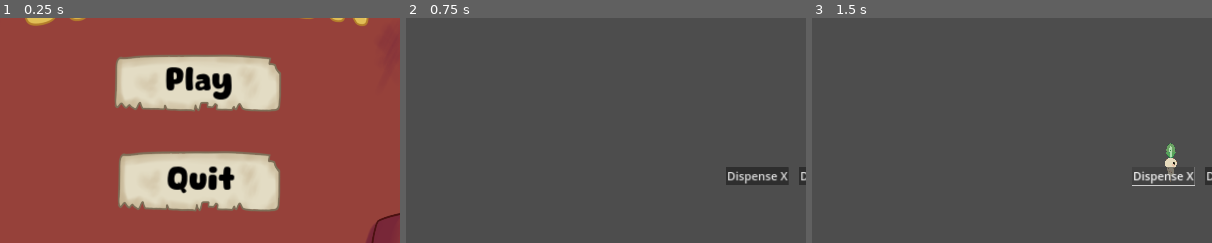
Above: before the commit, frames 1-3 (left to right).
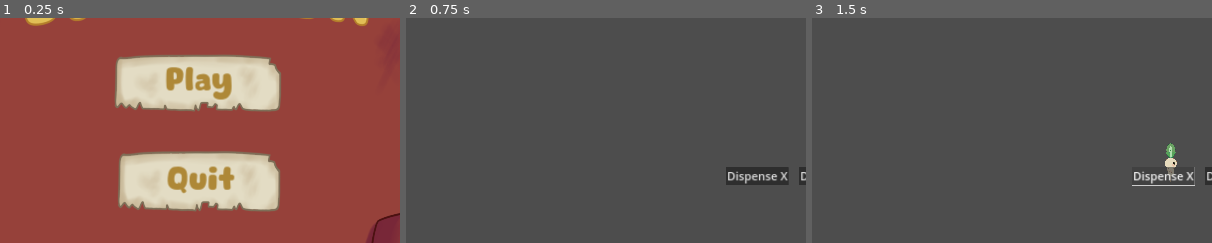
Above: after the commit, the same moments.

Repository: BoopEnthusiast/Cozy-Spring-Jam-2024
Game: Godot game, scene res://scenes/main_menu_screen.tscn
Two runs of this game, one before a commit and one after it. Both use one fixed random seed, a clock stepped at 60 frames per second and the inputs below. Sound files missing from this copy of the repository are replaced by a short silence.
Inputs:
- Up to frame 1 (0.25 s): no input
- Up to frame 2 (0.75 s): click "Play" at 0.5 s
- Up to frame 3 (1.5 s): click "Dispense X" at 1.25 s
The pictures show only the part of the screen within x 28-78%, y 42-92%; the shares and areas given below are measured in that part.

The runs differ from the first frame. In frame 1, 2.6% of the frame differs, in the area x 41-59%, y 21-79%; in frame 2, nothing differs; in frame 3, nothing differs.

Commit message:
changed font colours, removed unnecessary stuff

Diff:
--- a/scenes/main_menu_screen.tscn
+++ b/scenes/main_menu_screen.tscn
@@ -90,7 +90,7 @@
 offset_bottom = -797.0
 grow_horizontal = 2
 grow_vertical = 2
-theme_override_colors/font_color = Color(0, 0, 0, 1)
+theme_override_colors/font_color = Color(0.680732, 0.533904, 0.216705, 1)
 theme_override_fonts/font = ExtResource("2_sdj1u")
 theme_override_font_sizes/font_size = 150
 theme_override_styles/normal = SubResource("StyleBoxTexture_8kg8o")
@@ -115,7 +115,7 @@
 offset_bottom = -313.0
 grow_horizontal = 2
 grow_vertical = 0
-theme_override_colors/font_color = Color(0, 0, 0, 1)
+theme_override_colors/font_color = Color(0.682353, 0.533333, 0.215686, 1)
 theme_override_fonts/font = ExtResource("2_sdj1u")
 theme_override_font_sizes/font_size = 150
 theme_override_styles/normal = SubResource("StyleBoxTexture_d65jp")
--- a/scenes/pause_menu.tscn
+++ b/scenes/pause_menu.tscn
@@ -72,7 +72,7 @@
 anchor_top = 0.519907
 anchor_right = 0.38099
 anchor_bottom = 0.644907
-theme_override_colors/font_color = Color(0, 0, 0, 1)
+theme_override_colors/font_color = Color(0.682353, 0.533333, 0.215686, 1)
 theme_override_fonts/font = ExtResource("1_g68nq")
 theme_override_font_sizes/font_size = 100
 theme_override_styles/normal = SubResource("StyleBoxTexture_xo3vl")
@@ -92,7 +92,7 @@
 offset_bottom = 0.00012207
 grow_horizontal = 2
 grow_vertical = 2
-theme_override_colors/font_color = Color(0, 0, 0, 1)
+theme_override_colors/font_color = Color(0.682353, 0.533333, 0.215686, 1)
 theme_override_fonts/font = ExtResource("1_g68nq")
 theme_override_font_sizes/font_size = 90
 theme_override_styles/normal = SubResource("StyleBoxTexture_co74v")
@@ -111,7 +111,7 @@
 offset_right = 1106.0
 offset_bottom = 575.0
 grow_horizontal = 2
-theme_override_colors/font_color = Color(0, 0, 0, 1)
+theme_override_colors/font_color = Color(0.682353, 0.533333, 0.215686, 1)
 theme_override_fonts/font = ExtResource("1_g68nq")
 theme_override_font_sizes/font_size = 250
 text = "You are currently paused
Binary file removed: resources/recipie-book.png
Not shown, removed: resources/recipie-book.png.import
